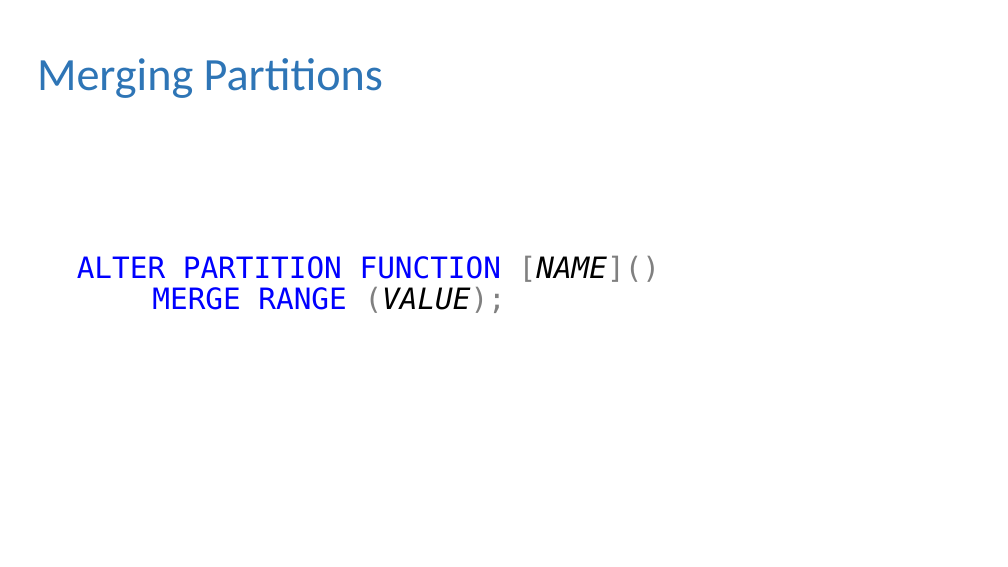
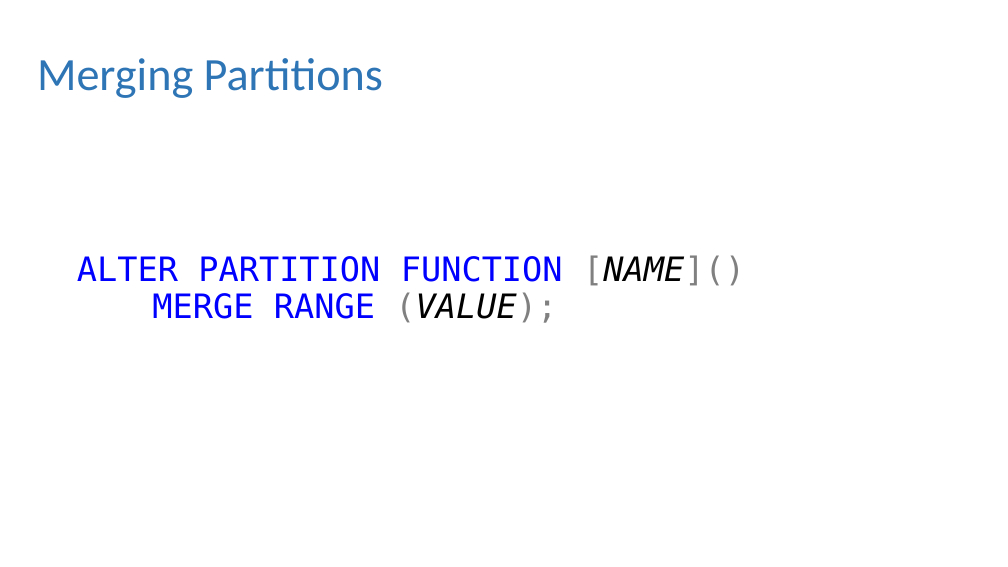
Before and after one commit to dbafromthecold/IntroToPartitioning, a slide deck: slide 22 of Intro to Partitioning.pptx. Drawn at 1008x567 pixels with LibreOffice and Linux fonts; fonts in the diff are those of the drawing; background and template pictures are left out. Boxes give left, top, right and bottom in pixels: in the first picture for what was removed or moved away, otherwise in the second. Text is boxed around its words. In the diff, an @@ line names an element or a change of style, - is before the commit and + after.

```diff
--- a/Intro to Partitioning.pptx
+++ b/Intro to Partitioning.pptx
@@ text "ALTER PARTITION FUNCTION [NAME]() MERGE ..." at <box>77,255,745,323</box>: size 28 to 32 pt @@
```
Also in this commit, not shown: 20 other slides changed, 1 other file.
